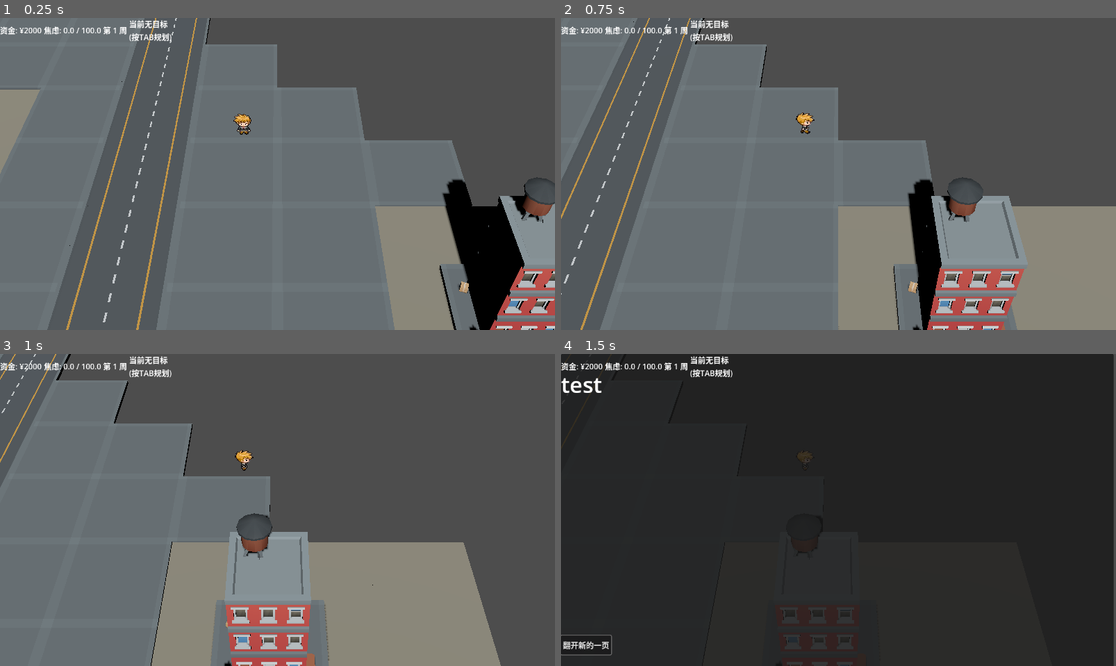
Above: before the commit, frames 1-4 (two rows, left to right).
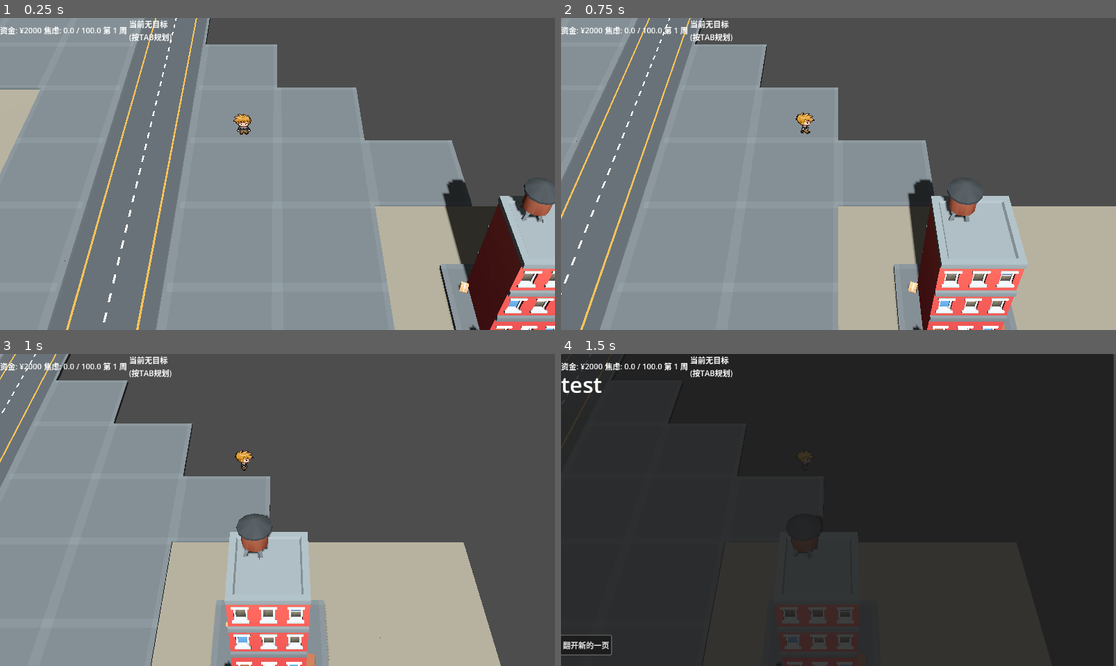
Above: after the commit, the same moments.

Repository: robertzq/project-refactor
Game: Godot game, scene res://_Scenes/MainWorld.tscn
Same seed, same stepped clock (60 frames per second), same inputs: the game is played once before the commit and once after it. This scene is started directly instead of the project's main scene.
Inputs:
- Up to frame 1 (0.25 s): no input
- Up to frame 2 (0.75 s): tap Enter (ui_accept) at 0.5 s; hold Right (ui_right) from 0.53 s (still down)
- Up to frame 3 (1 s): keep holding Right (ui_right); tap Enter (ui_accept) at 0.77 s
- Up to frame 4 (1.5 s): release Right (ui_right) at 1.28 s; hold Down (ui_down) from 1.28 s (still down)

The runs differ from the first frame. In frame 1, 78% of the frame differs, in the area x 0-100%, y 0-100%; in frame 2, 69%; in frame 3, 54%; in frame 4, less than 0.1%.
Error in both runs: Invalid operands 'String' and 'Nil' in operator '+'. (res://_Scripts/ui_settlement.gd:32)

Commit message:
update camera

Diff:
--- a/_Scenes/MainWorld.tscn
+++ b/_Scenes/MainWorld.tscn
@@ -7,8 +7,15 @@
 [ext_resource type="PackedScene" uid="uid://tv4cm1lv1vpr" path="res://_Scenes/Building_Lib.tscn" id="3_e2qk1"]
 [ext_resource type="Script" uid="uid://cjycr0ihfhca4" path="res://_Scripts/UI_LifePath.gd" id="3_e4xpx"]
 [ext_resource type="PackedScene" uid="uid://drny7bgdvsesv" path="res://_Scenes/Building_Dorm.tscn" id="4_b4a7i"]
+[ext_resource type="Script" uid="uid://bi5d8f3gh05cu" path="res://_Scenes/camera_3d_2.gd" id="6_rtyws"]
 [ext_resource type="PackedScene" uid="uid://dr5mmjbw58np1" path="res://_Scenes/UI_Event.tscn" id="6_ugwwi"]
 [ext_resource type="Script" uid="uid://cdxu1tvbqnx32" path="res://_Scripts/Managers/GameManager.gd" id="8_kir0c"]
+
+[sub_resource type="Environment" id="Environment_e4xpx"]
+
+[sub_resource type="CameraAttributesPractical" id="CameraAttributesPractical_rtyws"]
+dof_blur_far_enabled = true
+dof_blur_near_enabled = true
 
 [node name="Node3D" type="Node3D"]
 script = ExtResource("1_pt4xt")
@@ -28,10 +35,11 @@
 transform = Transform3D(1, 0, 0, 0, 1, 0, 0, 0, 1, -0.7528887, 1.6899992, 0.12365723)
 
 [node name="Camera3D2" type="Camera3D" parent="Player"]
-transform = Transform3D(1, 0, 0, 0, 0.7071068, 0.7071068, 0, -0.7071068, 0.7071068, 0.7528887, 8.31, 9.876343)
+transform = Transform3D(1, 0, 0, 0, 0.7071068, 0.7071068, 0, -0.7071068, 0.7071068, 0.753, 8.31, 9.876)
 current = true
 fov = 30.0
 size = 10.0
+script = ExtResource("6_rtyws")
 
 [node name="building_lib" parent="." groups=["buildings"] instance=ExtResource("3_e2qk1")]
 transform = Transform3D(1, 0, 0, 0, 1, 0, 0, 0, 1, -7.9713726, 1.0500002, 1.9964867)
@@ -48,3 +56,7 @@
 
 [node name="GameManager" type="Node3D" parent="."]
 script = ExtResource("8_kir0c")
+
+[node name="WorldEnvironment" type="WorldEnvironment" parent="."]
+environment = SubResource("Environment_e4xpx")
+camera_attributes = SubResource("CameraAttributesPractical_rtyws")
--- /dev/null
+++ b/_Scenes/camera_3d_2.gd
@@ -0,0 +1,25 @@
+extends Camera3D
+
+@export var target: Node3D # 在编辑器里把你的角色节点拖进来
+@export var focus_width: float = 10.0 # 清晰区域的宽度
+
+func _process(delta):
+	if not target:
+		return
+
+	# 1. 计算相机到角色的实际距离
+	var dist = global_position.distance_to(target.global_position)
+
+	# 2. 获取相机的属性资源 (确保你在编辑器里已经给相机挂了 CameraAttributesPractical)
+	var cam_attributes = attributes as CameraAttributesPractical
+
+	if cam_attributes:
+		# 3. 设置远景虚化 (从角色身后开始糊)
+		cam_attributes.dof_blur_far_enabled = true
+		cam_attributes.dof_blur_far_distance = dist + (focus_width / 2.0)
+		cam_attributes.dof_blur_far_transition = 5.0 # 过渡柔和度
+
+		# 4. 设置近景虚化 (从角色身前开始糊)
+		cam_attributes.dof_blur_near_enabled = true
+		cam_attributes.dof_blur_near_distance = dist - (focus_width / 2.0)
+		cam_attributes.dof_blur_near_transition = 5.0
Not shown: 1 places in _Scenes/MainWorld.tscn that only renumber resources
Not shown, added: _Scenes/camera_3d_2.gd.uid
